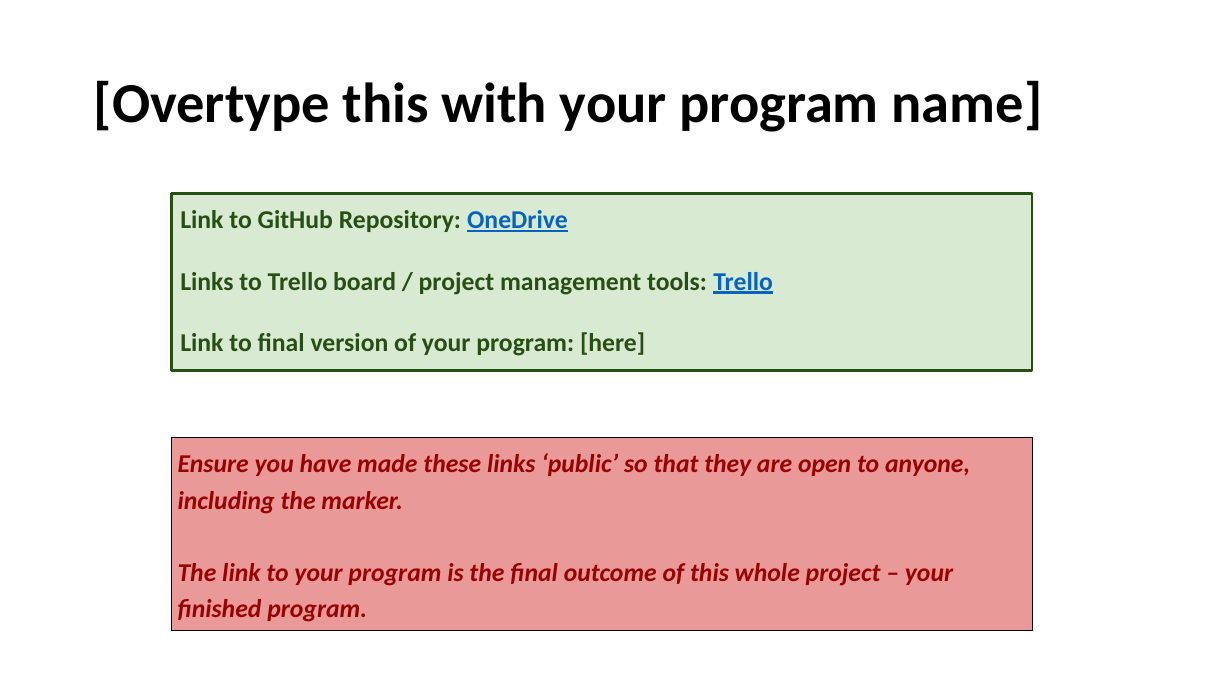
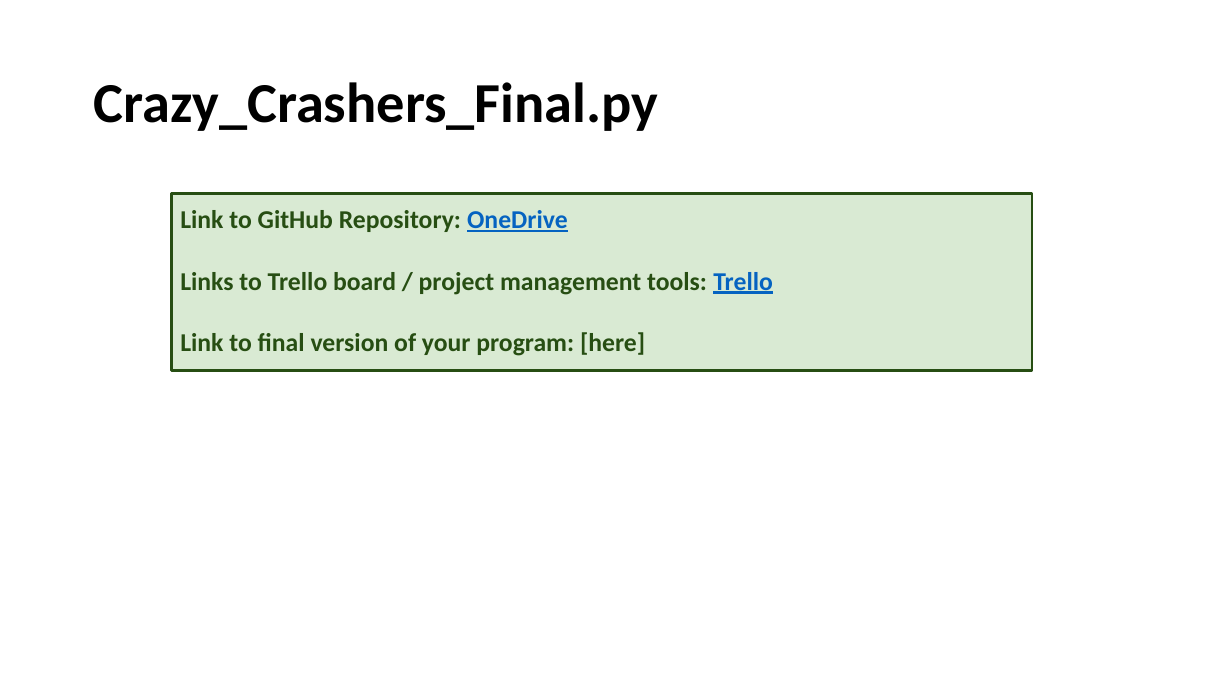
Before and after one commit to Samuel-Burgess/CS-Assesment-Programming, a slide deck: slide 2 of Documentation/3.7 and 3.8 Documentation Samuel Burgess.pptx. Drawn at 1232x693 pixels with LibreOffice and Linux fonts; fonts in the diff are those of the drawing. Boxes give left, top, right and bottom in pixels: in the first picture for what was removed or moved away, otherwise in the second. Text is boxed around its words. In the diff, an @@ line names an element or a change of style, - is before the commit and + after.

Commit message:
Finalise spawning

```diff
--- a/Documentation/3.7 and 3.8 Documentation Samuel Burgess.pptx
+++ b/Documentation/3.7 and 3.8 Documentation Samuel Burgess.pptx
@@ title at (94,82,658,131): text changed @@
-[Overtype this with your program name]
+Crazy_Crashers_Final.py
@@ table removed at (171,437,1032,626), 1 rows, 1 columns @@
-Ensure you have made these links ‘public’ so that they are open to anyone, including the marker. / The link to your program is the final outcome of this whole project – your finished program.
```
Also in this commit, not shown: 3 other slides changed, 2 slides removed, 2 other files.
